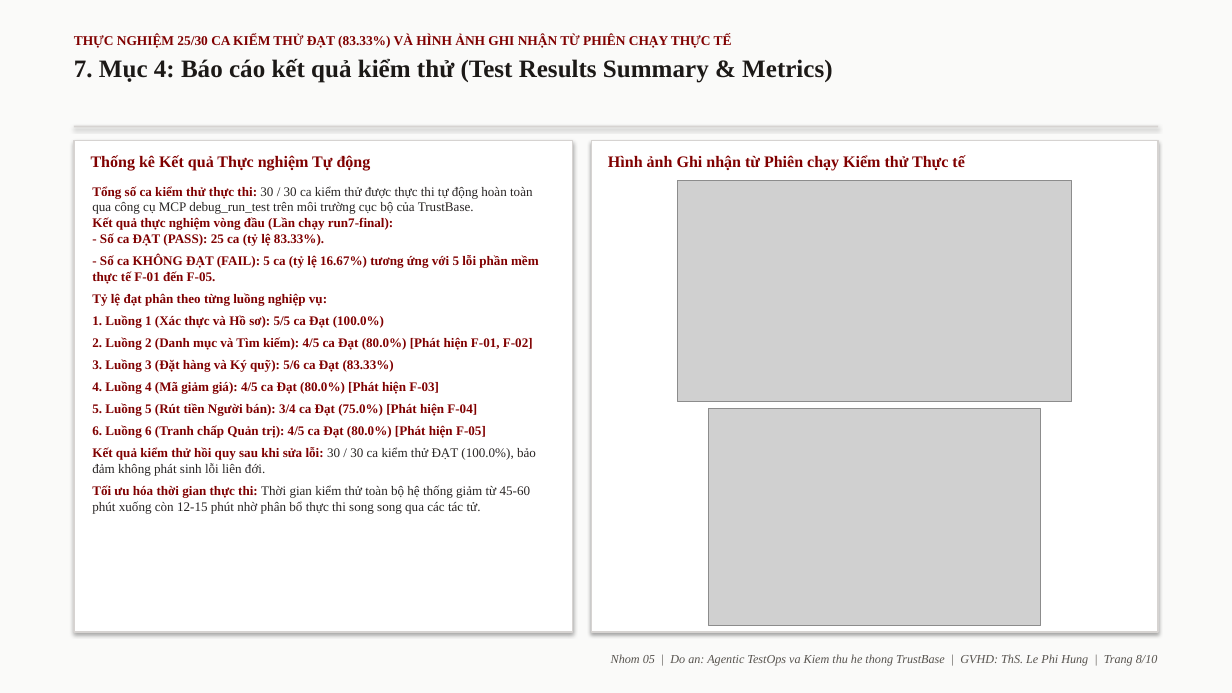
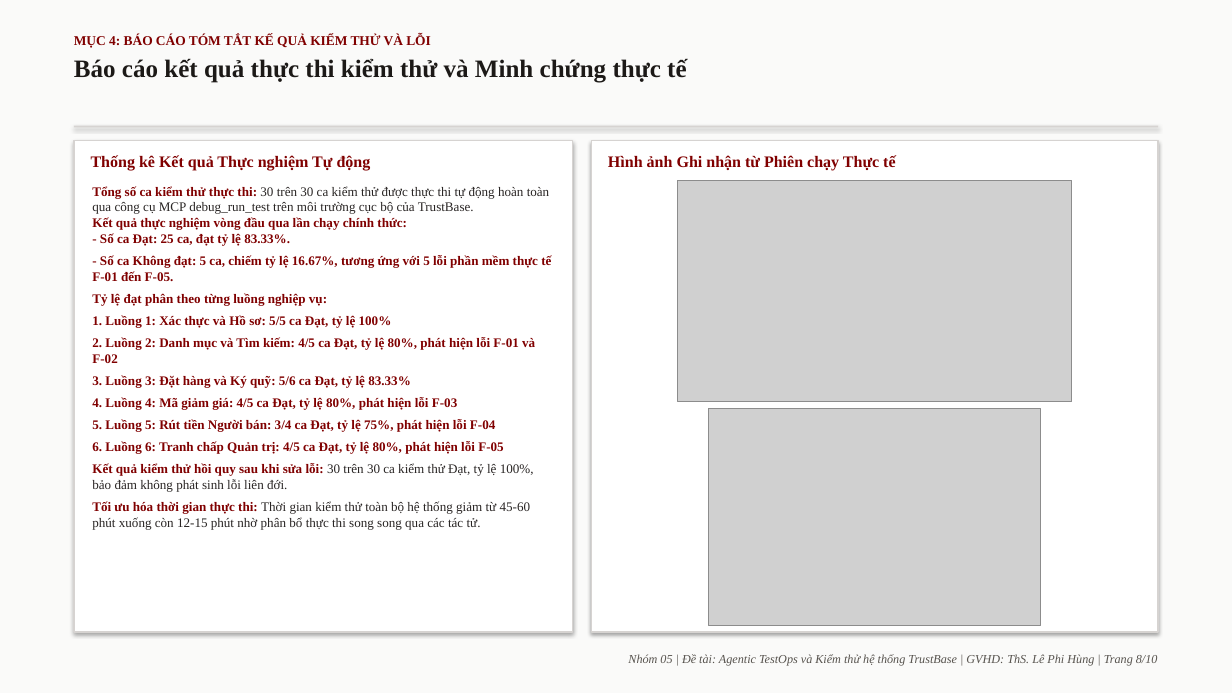
Before and after one commit to justpassingByte/agentic-test-ops, a slide deck: slide 8 of Nhom05_AgenticTestOps_ThuyetTrinh.pptx. Drawn at 1232x693 pixels with LibreOffice and Linux fonts; fonts in the diff are those of the drawing; grey boxes stand for pictures. Boxes give left, top, right and bottom in pixels: in the first picture for what was removed or moved away, otherwise in the second. Text is boxed around its words. In the diff, an @@ line names an element or a change of style, - is before the commit and + after.

```diff
--- a/Nhom05_AgenticTestOps_ThuyetTrinh.pptx
+++ b/Nhom05_AgenticTestOps_ThuyetTrinh.pptx
@@ text at [74,35,686,83]: text changed; size 10.5 to 19.5 pt; text colour #800000 to #1C1917 @@
-THỰC NGHIỆM 25/30 CA KIỂM THỬ ĐẠT (83.33%) VÀ HÌNH ẢNH GHI NHẬN TỪ PHIÊN CHẠY THỰC TẾ
-7. Mục 4: Báo cáo kết quả kiểm thử (Test Results Summary & Metrics)
+MỤC 4: BÁO CÁO TÓM TẮT KẾ QUẢ KIỂM THỬ VÀ LỖI
+Báo cáo kết quả thực thi kiểm thử và Minh chứng thực tế
@@ text at [608,155,895,171]: text changed @@
-Hình ảnh Ghi nhận từ Phiên chạy Kiểm thử Thực tế
+Hình ảnh Ghi nhận từ Phiên chạy Thực tế
@@ text at [92,186,551,492]: text changed @@
-Tổng số ca kiểm thử thực thi: 30 / 30 ca kiểm thử được thực thi tự động hoàn toàn qua công cụ MCP debug_run_test trên môi trường cục bộ của TrustBase.
-Kết quả thực nghiệm vòng đầu (Lần chạy run7-final):
-- Số ca ĐẠT (PASS): 25 ca (tỷ lệ 83.33%).
-- Số ca KHÔNG ĐẠT (FAIL): 5 ca (tỷ lệ 16.67%) tương ứng với 5 lỗi phần mềm thực tế F-01 đến F-05.
-Tỷ lệ đạt phân theo từng luồng nghiệp vụ:
-1. Luồng 1 (Xác thực và Hồ sơ): 5/5 ca Đạt (100.0%)
-2. Luồng 2 (Danh mục và Tìm kiếm): 4/5 ca Đạt (80.0%) [Phát hiện F-01, F-02]
-3. Luồng 3 (Đặt hàng và Ký quỹ): 5/6 ca Đạt (83.33%)
-4. Luồng 4 (Mã giảm giá): 4/5 ca Đạt (80.0%) [Phát hiện F-03]
-5. Luồng 5 (Rút tiền Người bán): 3/4 ca Đạt (75.0%) [Phát hiện F-04]
-6. Luồng 6 (Tranh chấp Quản trị): 4/5 ca Đạt (80.0%) [Phát hiện F-05]
-Kết quả kiểm thử hồi quy sau khi sửa lỗi: 30 / 30 ca kiểm thử ĐẠT (100.0%), bảo đảm không phát sinh lỗi liên đới.
+Tổng số ca kiểm thử thực thi: 30 trên 30 ca kiểm thử được thực thi tự động hoàn toàn qua công cụ MCP debug_run_test trên môi trường cục bộ của TrustBase.
+Kết quả thực nghiệm vòng đầu qua lần chạy chính thức:
+- Số ca Đạt: 25 ca, đạt tỷ lệ 83.33%.
+- Số ca Không đạt: 5 ca, chiếm tỷ lệ 16.67%, tương ứng với 5 lỗi phần mềm thực tế F-01 đến F-05.
+Tỷ lệ đạt phân theo từng luồng nghiệp vụ:
+1. Luồng 1: Xác thực và Hồ sơ: 5/5 ca Đạt, tỷ lệ 100%
+2. Luồng 2: Danh mục và Tìm kiếm: 4/5 ca Đạt, tỷ lệ 80%, phát hiện lỗi F-01 và F-02
+3. Luồng 3: Đặt hàng và Ký quỹ: 5/6 ca Đạt, tỷ lệ 83.33%
+4. Luồng 4: Mã giảm giá: 4/5 ca Đạt, tỷ lệ 80%, phát hiện lỗi F-03
+5. Luồng 5: Rút tiền Người bán: 3/4 ca Đạt, tỷ lệ 75%, phát hiện lỗi F-04
+6. Luồng 6: Tranh chấp Quản trị: 4/5 ca Đạt, tỷ lệ 80%, phát hiện lỗi F-05
+Kết quả kiểm thử hồi quy sau khi sửa lỗi: 30 trên 30 ca kiểm thử Đạt, tỷ lệ 100%, bảo đảm không phát sinh lỗi liên đới.
@@ text at [628,654,1158,666]: text changed @@
-Nhom 05 | Do an: Agentic TestOps va Kiem thu he thong TrustBase | GVHD: ThS. Le Phi Hung | Trang 8/10
+Nhóm 05 | Đề tài: Agentic TestOps và Kiểm thử hệ thống TrustBase | GVHD: ThS. Lê Phi Hùng | Trang 8/10
```
Also in this commit, not shown: 9 other slides changed, 1 other file.
